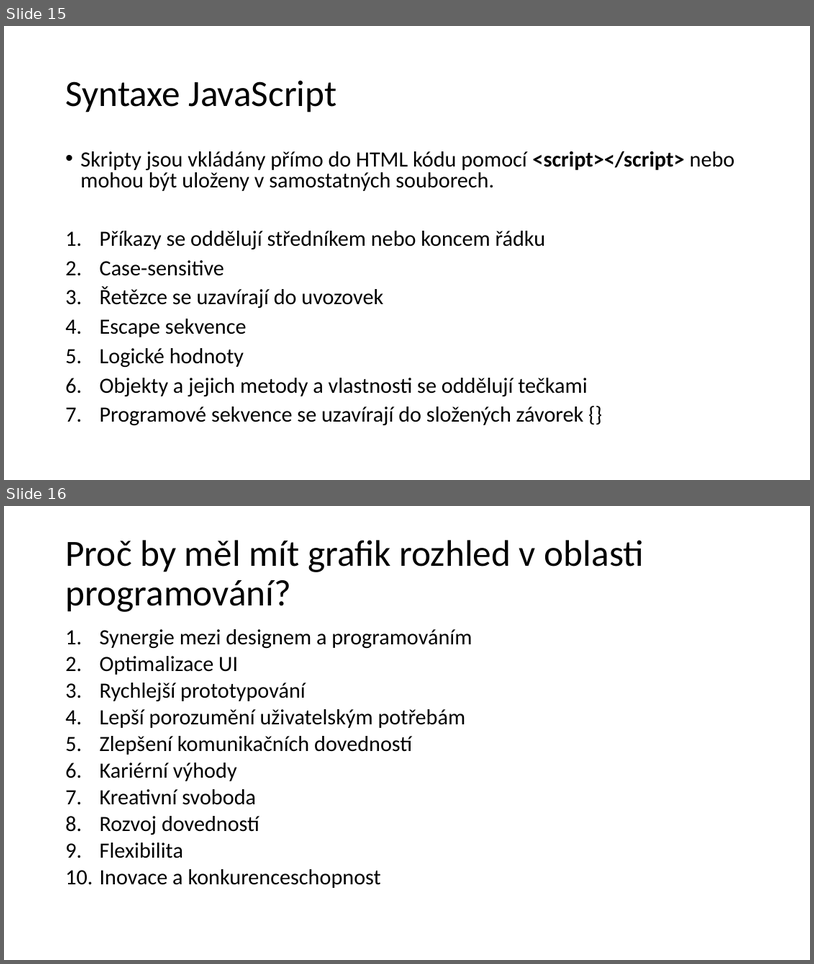
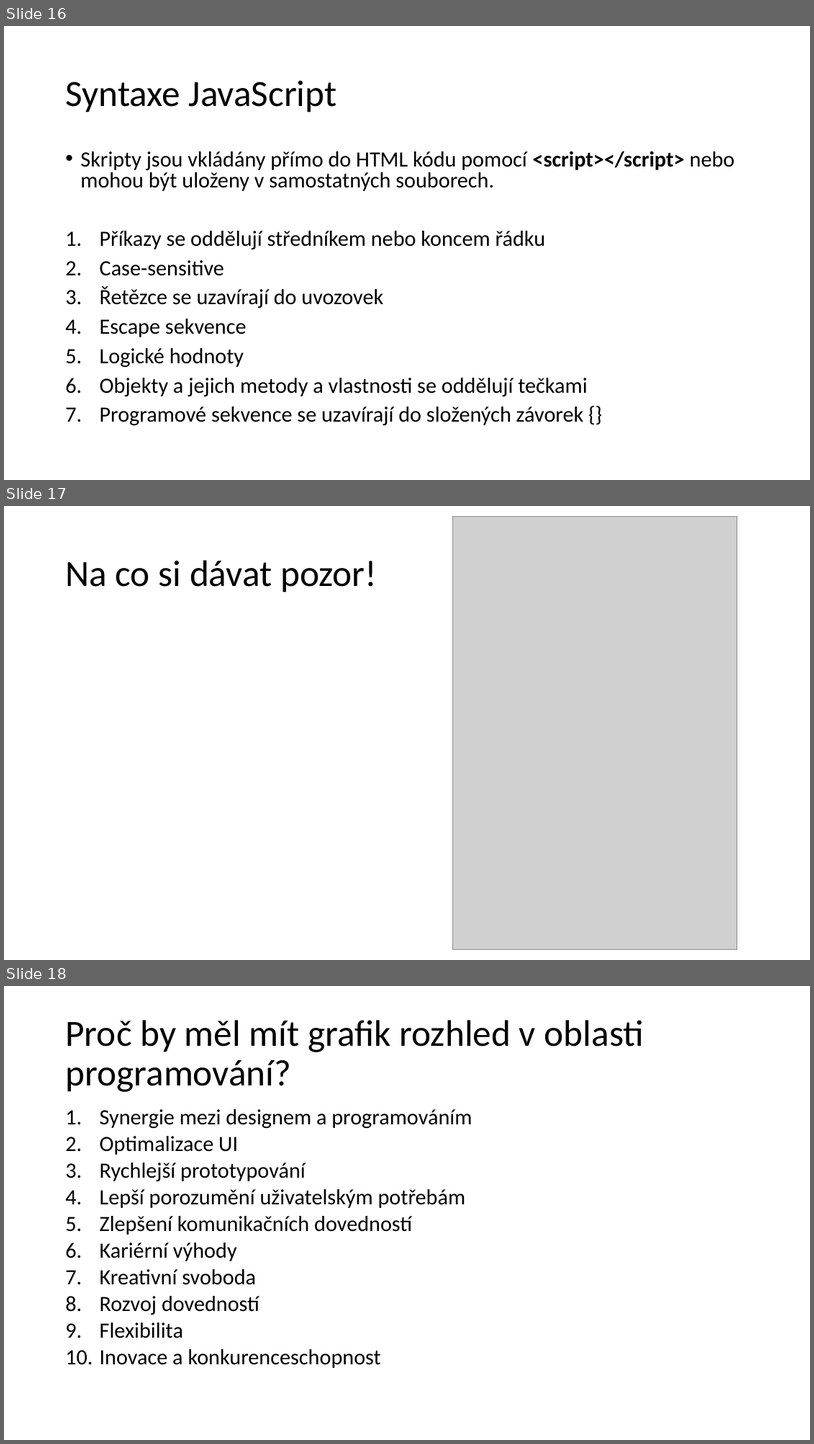
Before and after one commit to Destinion/JavaScript_vyuka, a slide deck: Úvod do programování & JavaScript.pptx. Shown one above the other, each under a label of ours: slides 15 and 16 before the commit, slides 16, 17 and 18 after it. The pictures are 814x964 and 814x1444 pixels, drawn with LibreOffice and Linux fonts; fonts in the diff are those of the drawing; grey boxes stand for pictures. Boxes give left, top, right and bottom in pixels: in the first picture for what was removed or moved away, otherwise in the second. Text is boxed around its words. In the diff, an @@ line names an element or a change of style, - is before the commit and + after.

```diff
--- a/Úvod do programování & JavaScript.pptx
+++ b/Úvod do programování & JavaScript.pptx
@@ slide 17 added at (4, 506, 810, 960), background #FFFFFF @@
@@ picture added at (453, 517, 738, 950) @@
@@ title added at (65, 560, 377, 592), 44 pt, text #000000 @@
+Na co si dávat pozor!
@@ what was slide 15 is now slide 16 @@
@@ what was slide 16 is now slide 18 @@
```
Also in this commit, not shown: 3 slides changed, 1 other slide added.
